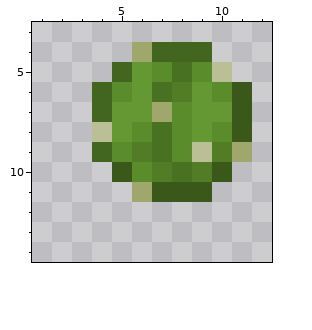
Two versions of one pixel-art sprite, common/src/main/resources/assets/losing_my_marbles/textures/marble/cactus/cactus_marble_1.png. This is how it looked before the edit.
The file is 16x16 pixels. Shown: x 1..12, y 3..14.
After:
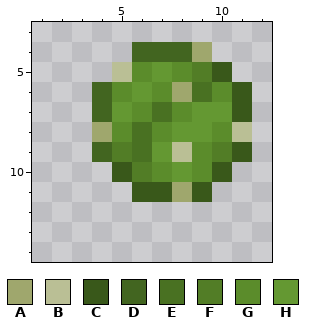
Palette (. is transparent): A #9fa76d  B #babf95  C #39581a  D #426520  E #497122  F #527d26  G #5b8c2b  H #649832
The commit says: cactus o clock(wise)
What changed:
The edit turns colour B into colour A in row 8 at x 4.
The edit turns colour C into colour A in row 11 at x 8.
The edit turns colour D into colour A in row 4 at x 9.
The edit turns colour F into colour A in row 6 at x 8.
The edit turns colour C into colour B in row 8 at x 11.
The edit turns colour D into colour B in row 5 at x 5.
The edit turns colour G into colour B in row 9 at x 8.
The edit turns colour A into colour C in row 9 at x 11; in row 11 at x 6.
The edit turns colour B into colour C in row 5 at x 10.
The edit turns colour A into colour D in row 4 at x 6.
The edit turns colour A into colour E in row 7 at x 7.
The edit turns colour F into colour E in row 9 at x 6.
The edit turns colour G into colour E in row 8 at x 6.
The edit turns colour H into colour E in row 6 at x 9.
The edit turns colour G into colour F in row 5 at x 9; in row 9 at x 5; in row 10 at x 6.
The edit turns colour B into colour G in row 9 at x 9.
The edit turns colour E into colour G in row 5 at x 8; in row 6 at x 7; in row 8 at x 7.
The edit turns colour F into colour G in row 10 at x 7 and 9.
The edit turns colour H into colour G in row 5 at x 6; in row 7 at x 6; in row 8 at x 5.
The edit turns colour E into colour H in row 9 at x 7; in row 10 at x 8.
The edit turns colour G into colour H in row 5 at x 7; in row 8 at x 8.
